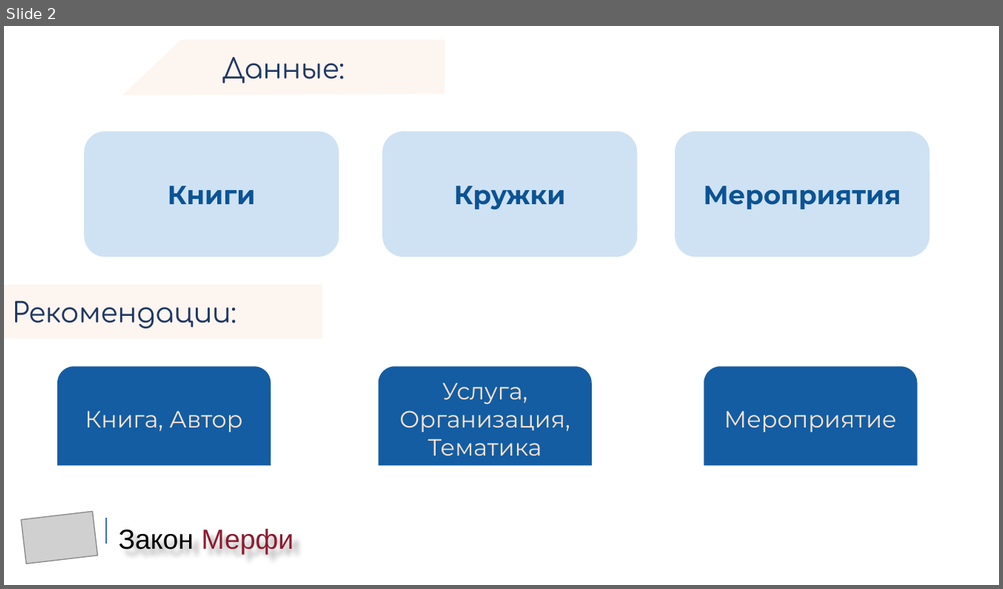
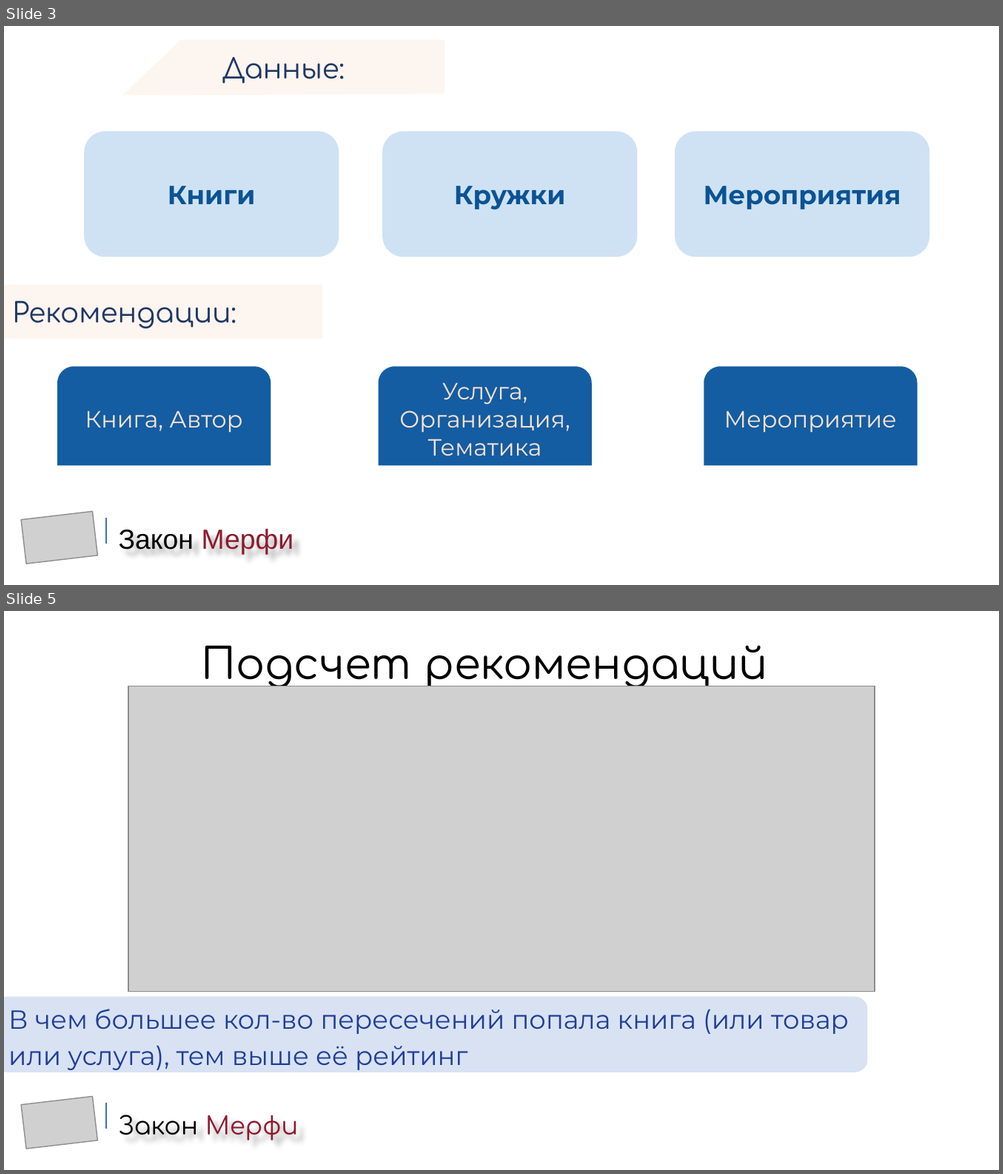
Before and after one commit to ninja-garden/hack2020.innoagency, a slide deck: преза_закон_мерфи_рекомендации.pptx. Shown one above the other, each under a label of ours: slide 2 before the commit, slides 3 and 5 after it; the slides between them are not shown. The pictures are 1003x589 and 1003x1174 pixels, drawn with LibreOffice and Linux fonts; fonts in the diff are those of the drawing; grey boxes stand for pictures; background and template pictures are left out. Boxes give left, top, right and bottom in pixels: in the first picture for what was removed or moved away, otherwise in the second. Text is boxed around its words. In the diff, an @@ line names an element or a change of style, - is before the commit and + after.

```diff
--- a/преза_закон_мерфи_рекомендации.pptx
+++ b/преза_закон_мерфи_рекомендации.pptx
@@ slide 5 added at (4, 611, 999, 1170), background picture (left out) @@
@@ text added at (37, 626, 108, 689), 33 pt, text #FFFFFF @@
+5
@@ text added at (202, 645, 767, 689), 31 pt, text #000000 @@
+Подсчет рекомендаций
@@ picture added at (128, 686, 874, 992) @@
@@ rounded rectangle added at (4, 997, 868, 1073), fill #D8E2F3, 19 pt, text #1F3D97 @@
+В чем большее кол-во пересечений попала книга (или товар или услуга), тем выше её рейтинг
@@ picture added at (22, 1096, 98, 1149) @@
@@ line added from (106, 1103) to (106, 1129), #3E6EC2 0.75 pt @@
@@ title added at (119, 1115, 298, 1141), 18 pt, text #000000 @@
+Закон Мерфи
@@ what was slide 2 is now slide 3 @@
```
Also in this commit, not shown: 2 other slides changed, 4 other slides added, 3 slides removed, 1 other file.
